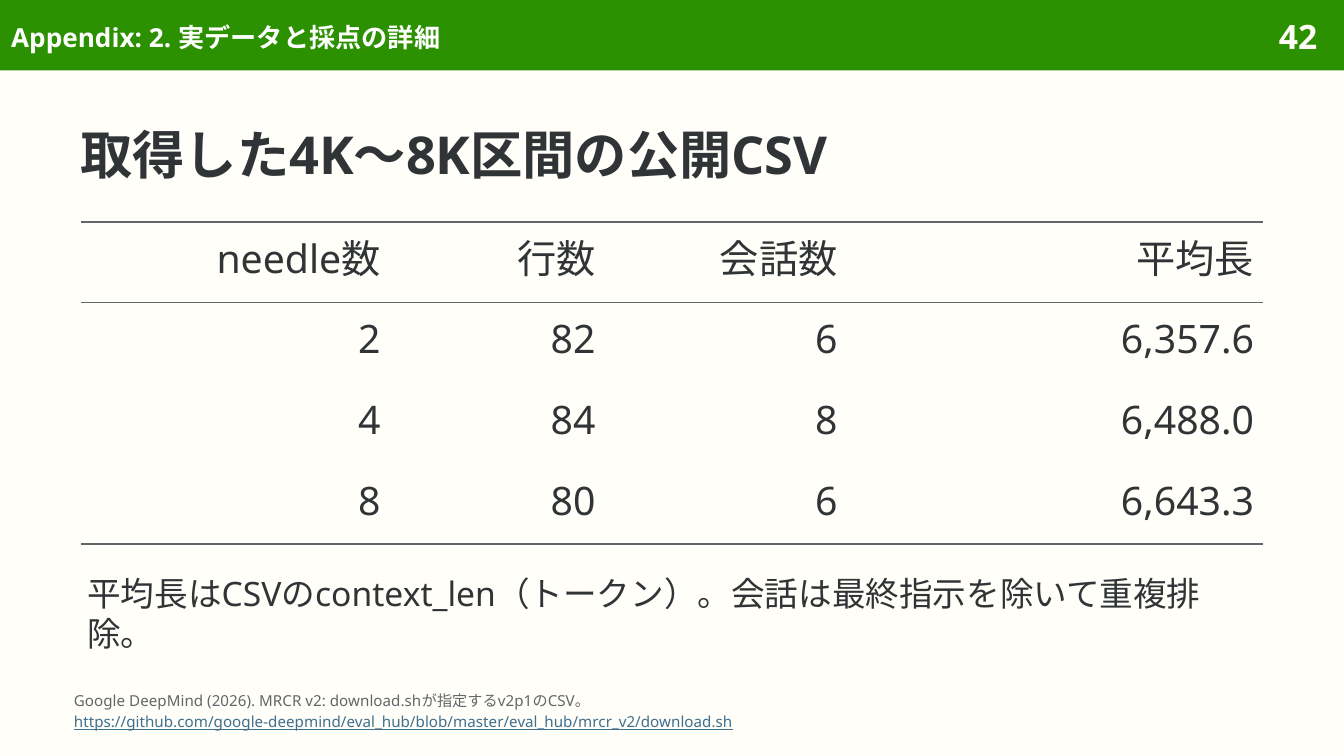
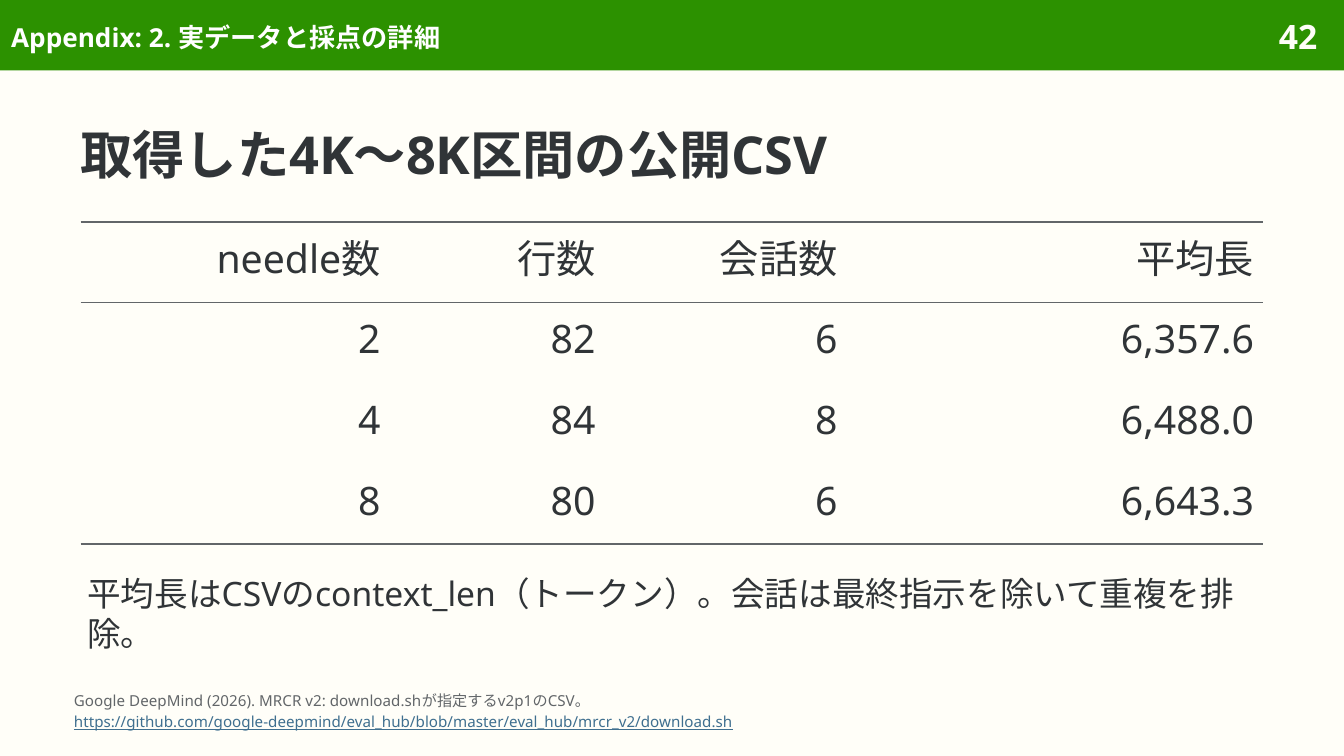
Before and after one commit to sasakiy84/datasets-in-10-minutes, a slide deck: slide 42 of slides/datasets-in-10-minutes-mrcr-v2.pptx. Drawn at 1344x756 pixels with LibreOffice and Linux fonts; fonts in the diff are those of the drawing. Boxes give left, top, right and bottom in pixels: in the first picture for what was removed or moved away, otherwise in the second. Text is boxed around its words. In the diff, an @@ line names an element or a change of style, - is before the commit and + after.

```diff
--- a/slides/datasets-in-10-minutes-mrcr-v2.pptx
+++ b/slides/datasets-in-10-minutes-mrcr-v2.pptx
@@ text at [87, 577, 1234, 649]: text changed @@
-平均長はCSVのcontext_len（トークン）。会話は最終指示を除いて重複排除。
+平均長はCSVのcontext_len（トークン）。会話は最終指示を除いて重複を排除。
```
Also in this commit, not shown: 21 other slides changed, 7 other files.
